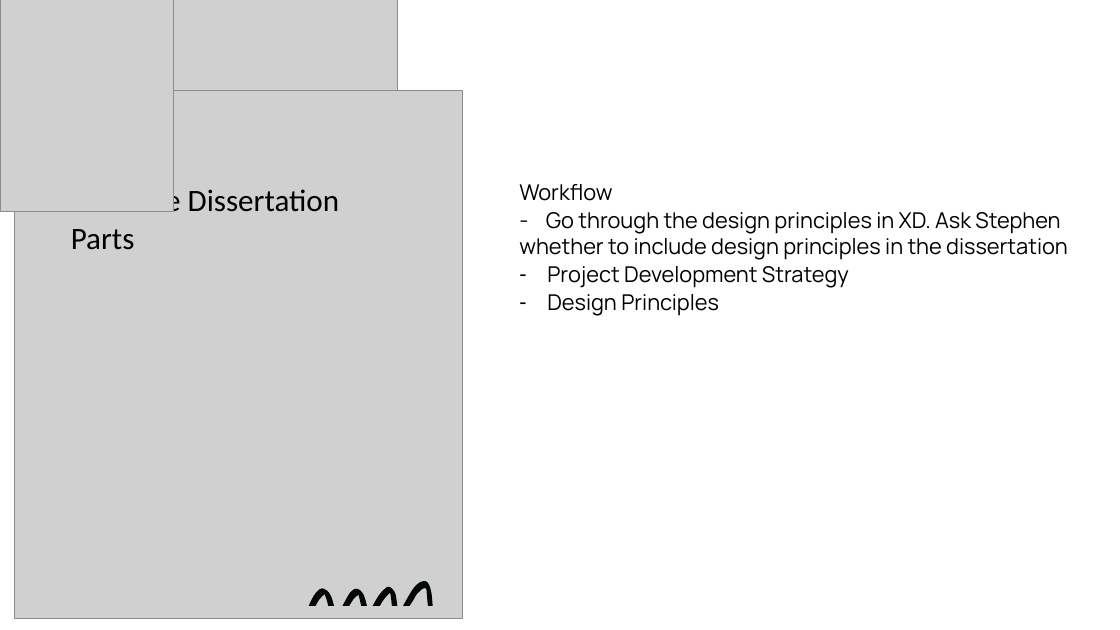
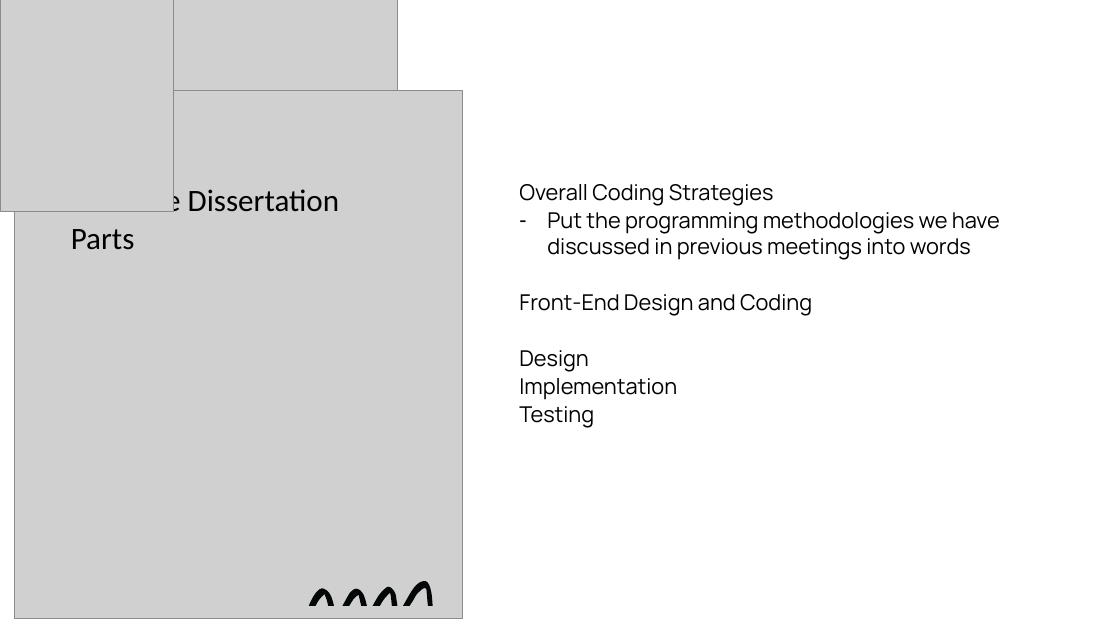
Before and after one commit to andrewwu531/final_year_dissertation, a slide deck: slide 4 of Documentations/Supervisor Meeting PowerPoints/12._Supervisor_Meeting_5Feb21.pptx. Drawn at 1120x630 pixels with LibreOffice and Linux fonts; fonts in the diff are those of the drawing; grey boxes stand for pictures. Boxes give left, top, right and bottom in pixels: in the first picture for what was removed or moved away, otherwise in the second. Text is boxed around its words. In the diff, an @@ line names an element or a change of style, - is before the commit and + after.

Commit message:
front-end and back-end & dissertation

```diff
--- a/Documentations/Supervisor Meeting PowerPoints/12._Supervisor_Meeting_5Feb21.pptx
+++ b/Documentations/Supervisor Meeting PowerPoints/12._Supervisor_Meeting_5Feb21.pptx
@@ text at [519, 184, 1000, 428]: text changed @@
-Workflow
-- Go through the design principles in XD. Ask Stephen whether to include design principles in the dissertation
-– Project Development Strategy
-– Design Principles
+Overall Coding Strategies
+– Put the programming methodologies we have discussed in previous meetings into words
+Front-End Design and Coding
+Design
+Implementation
+Testing
```
Also in this commit, not shown: 15 other files.
